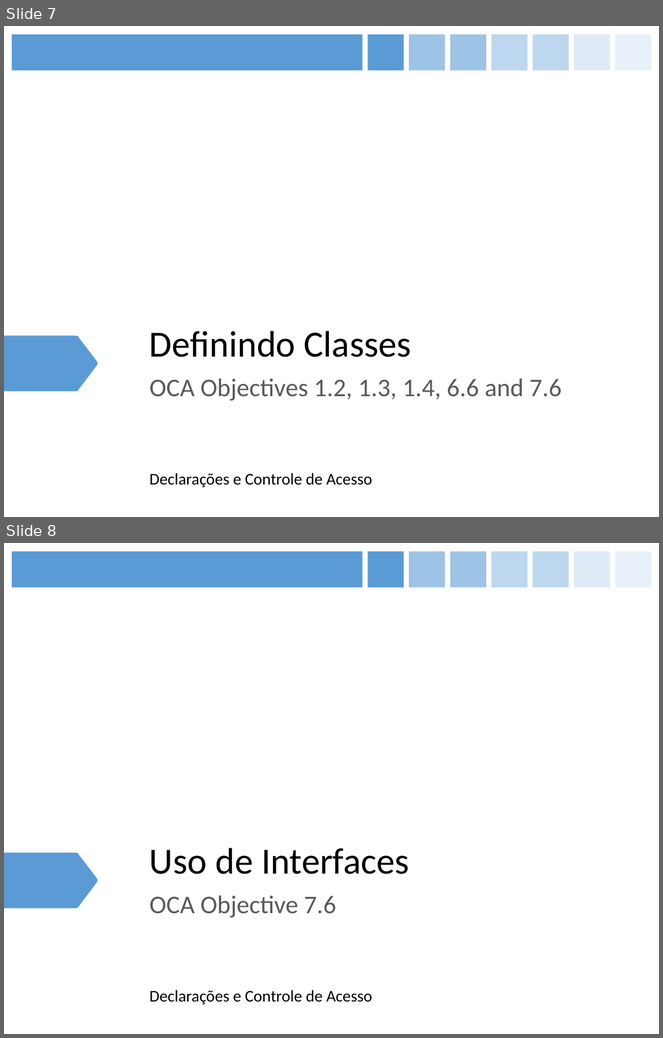
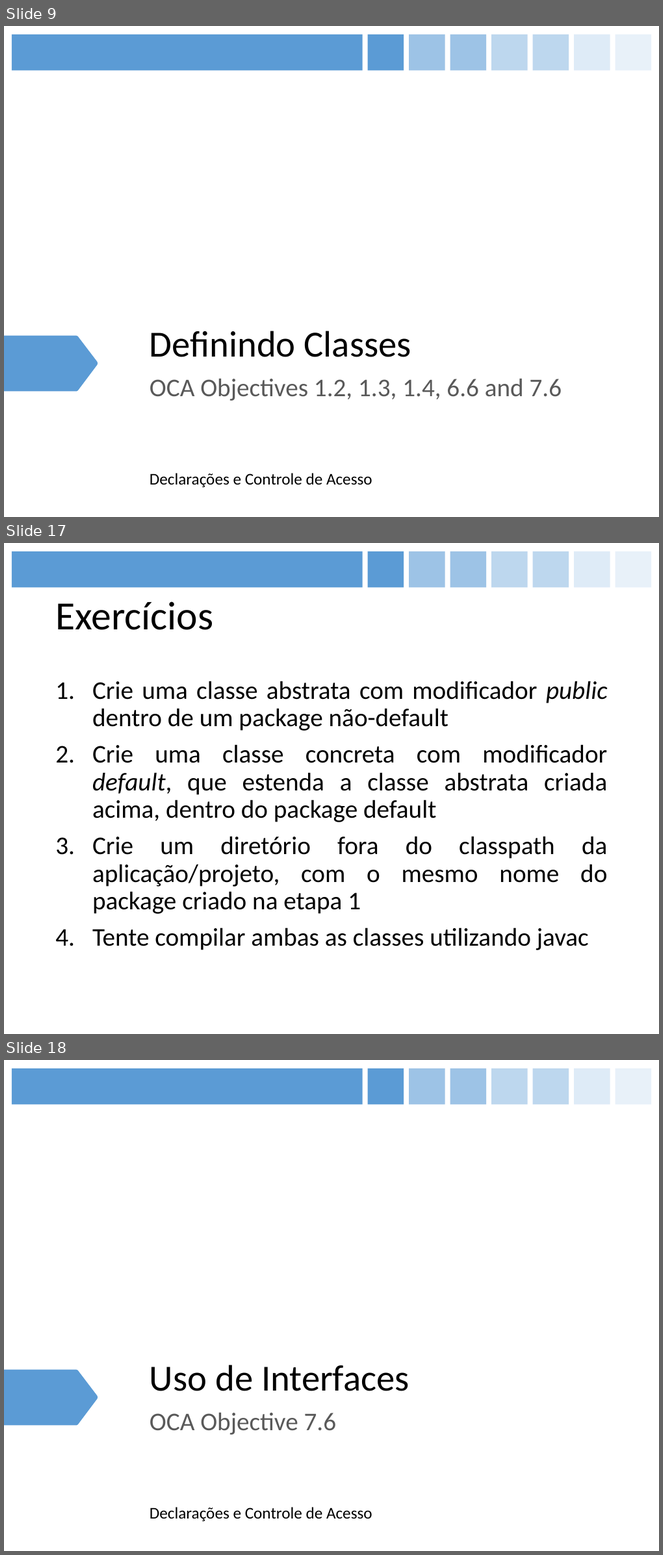
Before and after one commit to figueiredojrr/treinamentoJavaSeOcaAgosto, a slide deck: OCA.pptx. Shown one above the other, each under a label of ours: slides 7 and 8 before the commit, slides 9, 17 and 18 after it; the slides between them are not shown. The pictures are 663x1038 and 663x1555 pixels, drawn with LibreOffice and Linux fonts; fonts in the diff are those of the drawing. Boxes give left, top, right and bottom in pixels: in the first picture for what was removed or moved away, otherwise in the second. Text is boxed around its words. In the diff, an @@ line names an element or a change of style, - is before the commit and + after.

```diff
--- a/OCA.pptx
+++ b/OCA.pptx
@@ slide 17 added at (4,543,659,1034), background #FFFFFF; not listed: 8 template elements that a slide beside it also shows @@
@@ title added at (55,601,213,630), 44 pt, text #000000 @@
+Exercícios
@@ text added at (92,681,608,951), 28 pt, text #000000 @@
+1. Crie uma classe abstrata com modificador public dentro de um package não-default
+2. Crie uma classe concreta com modificador default, que estenda a classe abstrata criada acima, dentro do package default
+3. Crie um diretório fora do classpath da aplicação/projeto, com o mesmo nome do package criado na etapa 1
+4. Tente compilar ambas as classes utilizando javac
@@ what was slide 7 is now slide 9 @@
@@ what was slide 8 is now slide 18 @@
```
Also in this commit, not shown: 2 slides changed, 12 other slides added.
